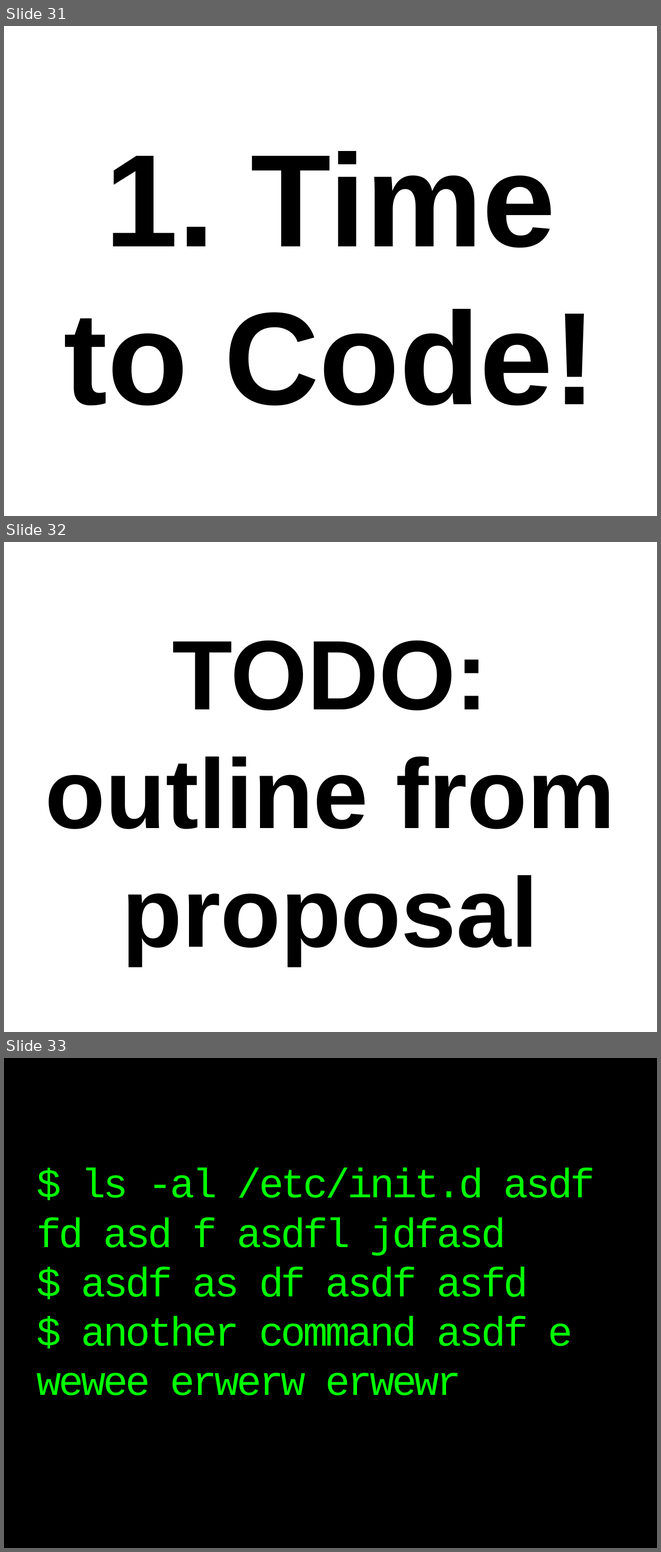
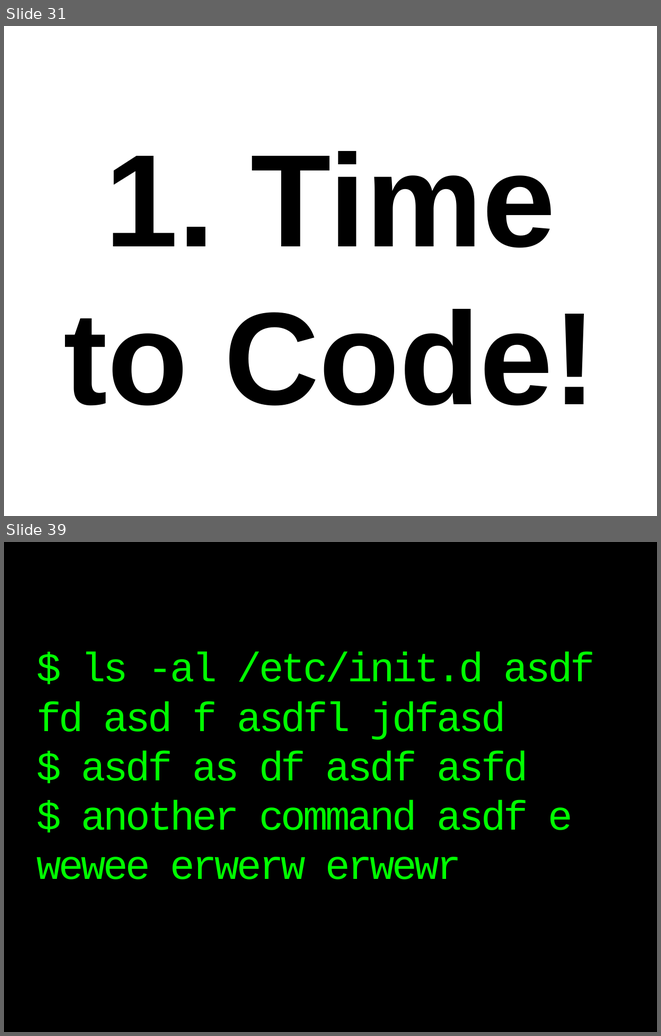
Before and after one commit to thewoolleyman/ci_for_the_rails_guy_or_gal, a slide deck: presentation/ci_for_the_web_2.0_guy_or_gal.odp. Shown one above the other, each under a label of ours: slides 31, 32 and 33 before the commit, slides 31 and 39 after it; the slides between them are not shown. The pictures are 661x1552 and 661x1036 pixels, drawn with LibreOffice and Linux fonts; fonts in the diff are those of the drawing. Boxes give left, top, right and bottom in pixels: in the first picture for what was removed or moved away, otherwise in the second. Text is boxed around its words. In the diff, an @@ line names an element or a change of style, - is before the commit and + after.

```diff
--- a/presentation/ci_for_the_web_2.0_guy_or_gal.odp
+++ b/presentation/ci_for_the_web_2.0_guy_or_gal.odp
@@ slide 32 removed at [4, 542, 657, 1032], background #FFFFFF @@
@@ title removed at [45, 641, 615, 964] @@
-TODO: outline from proposal
@@ what was slide 33 is now slide 39 @@
```
Also in this commit, not shown: 1 slide changed, 7 slides added, 1 other file.
